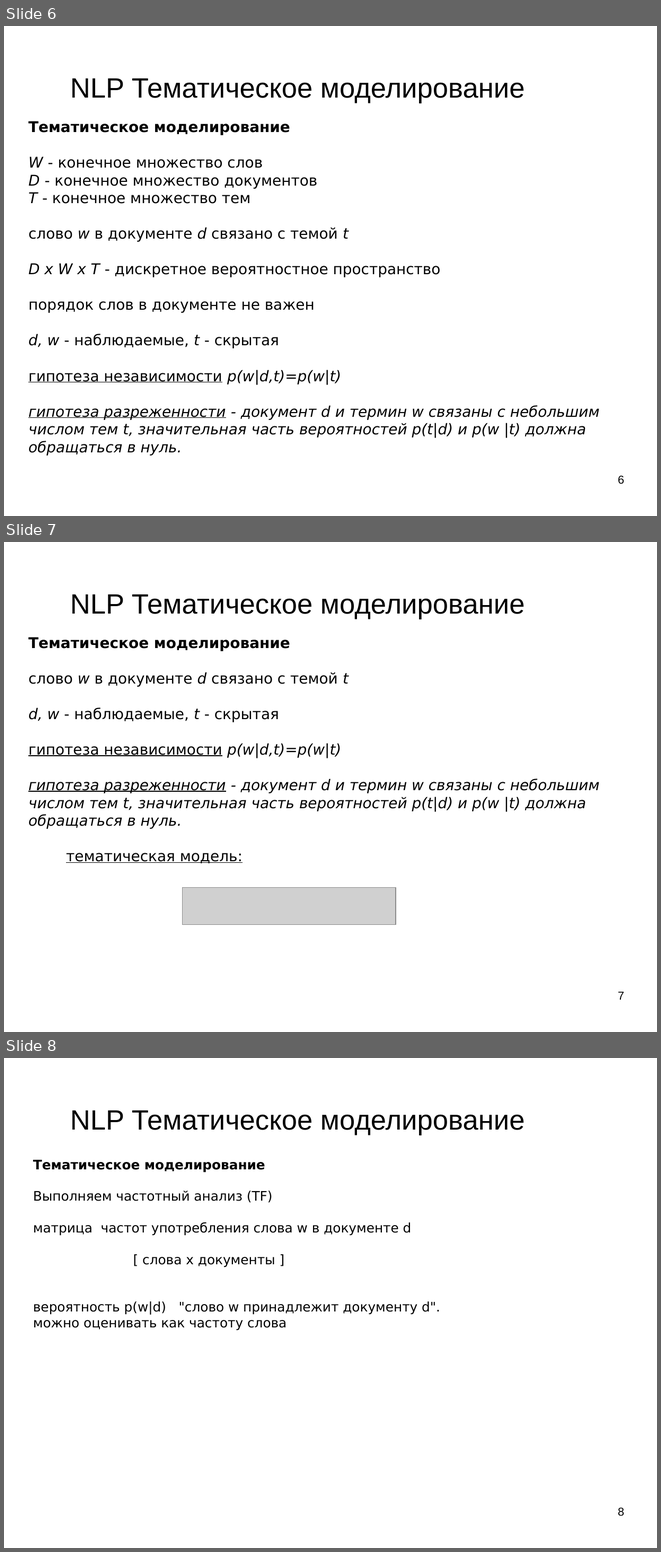
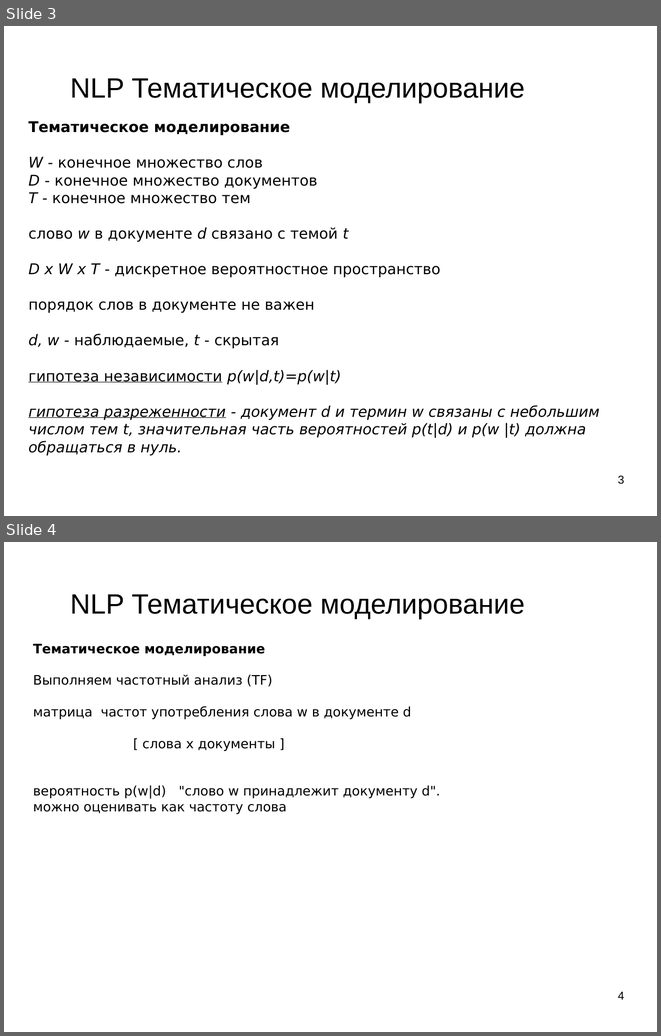
Before and after one commit to mechanoid5/ml_lectorium_2024_I, a slide deck: 25-topic-mod.odp. Shown one above the other, each under a label of ours: slides 6, 7 and 8 before the commit, slides 3 and 4 after it. The pictures are 661x1552 and 661x1036 pixels, drawn with LibreOffice and Linux fonts; fonts in the diff are those of the drawing; grey boxes stand for pictures; background and template pictures are left out. Boxes give left, top, right and bottom in pixels: in the first picture for what was removed or moved away, otherwise in the second. Text is boxed around its words. In the diff, an @@ line names an element or a change of style, - is before the commit and + after.

```diff
--- a/25-topic-mod.odp
+++ b/25-topic-mod.odp
@@ slide 7 removed at bbox=[4, 542, 657, 1032], background picture (left out) @@
@@ title removed at bbox=[70, 594, 525, 619] @@
-NLP Тематическое моделирование
@@ text removed at bbox=[28, 637, 600, 863] @@
-Тематическое моделирование
-слово w в документе d связано с темой t
-d, w - наблюдаемые, t - скрытая
-гипотеза независимости p(w|d,t)=p(w|t)
-гипотеза разреженности - документ d и термин w связаны с небольшим числом тем t, значительная часть вероятностей p(t|d) и p(w |t) должна обращаться в нуль.
-тематическая модель:
@@ picture removed at bbox=[183, 888, 396, 925] @@
@@ page number removed at bbox=[618, 991, 624, 999] @@
-7
@@ what was slide 6 is now slide 3 @@
@@ page number at bbox=[618, 475, 624, 484]: text changed @@
-6
+3
@@ what was slide 8 is now slide 4 @@
@@ page number at bbox=[618, 991, 624, 999]: text changed @@
-8
+4
```
Also in this commit, not shown: 3 other slides removed, 11 other files.
